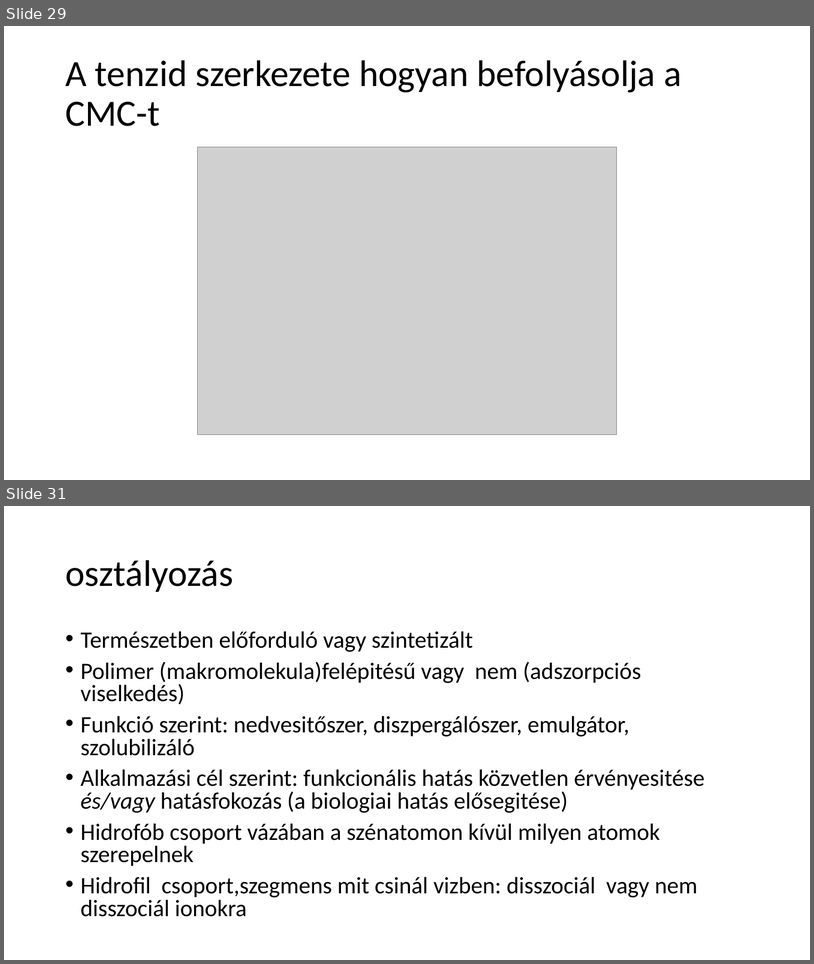
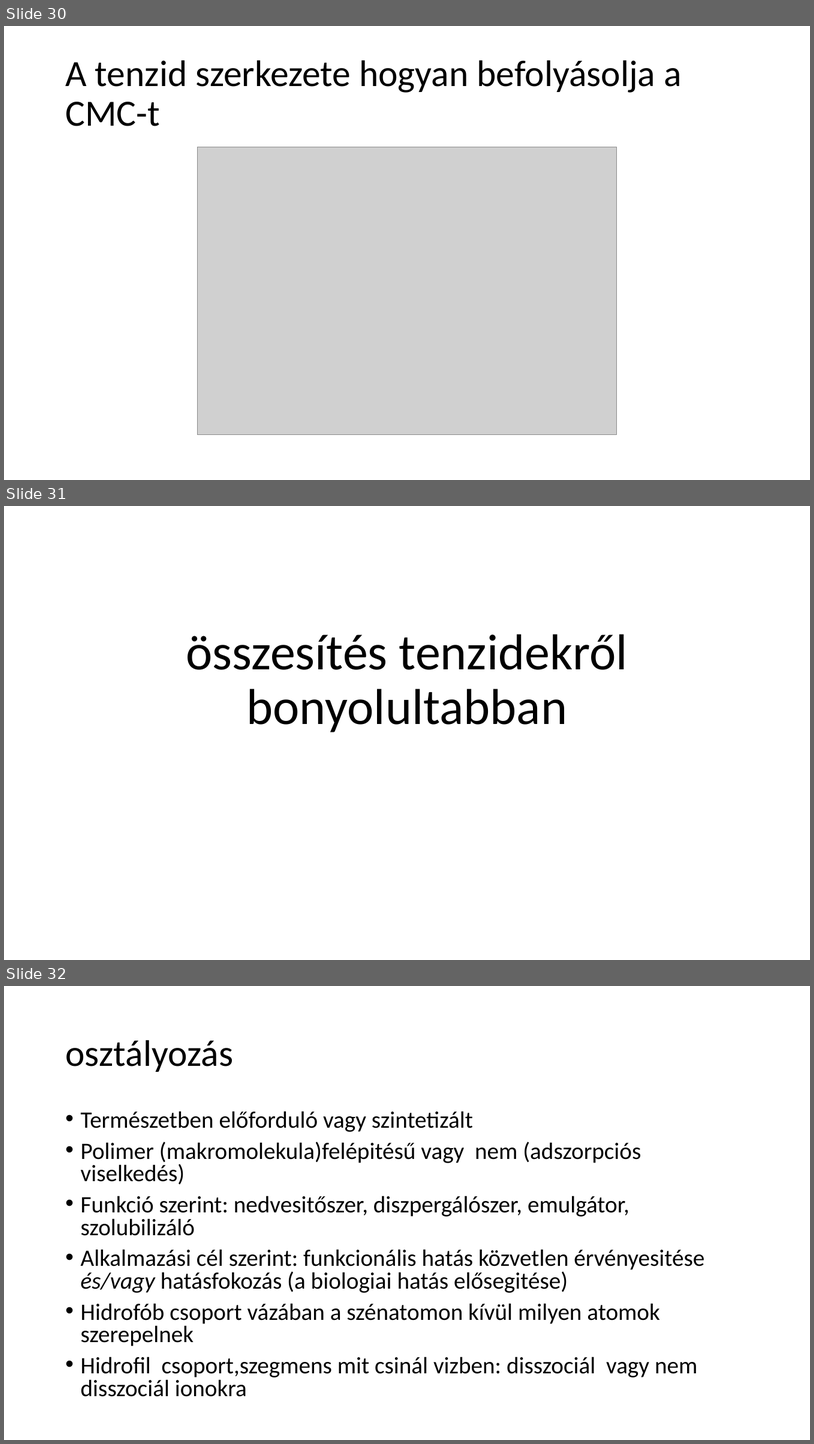
Before and after one commit to LilianaBohus/chemistry-presenations, a slide deck: formulations-and-surfactants.pptx. Shown one above the other, each under a label of ours: slides 29 and 31 before the commit, slides 30, 31 and 32 after it; the slides between them are not shown. The pictures are 814x964 and 814x1444 pixels, drawn with LibreOffice and Linux fonts; fonts in the diff are those of the drawing; grey boxes stand for pictures. Boxes give left, top, right and bottom in pixels: in the first picture for what was removed or moved away, otherwise in the second. Text is boxed around its words. In the diff, an @@ line names an element or a change of style, - is before the commit and + after.

```diff
--- a/formulations-and-surfactants.pptx
+++ b/formulations-and-surfactants.pptx
@@ slide 31 added at <box>4,506,810,960</box>, background #FFFFFF @@
@@ title added at <box>186,634,628,732</box>, 60 pt, text #000000 @@
+összesítés tenzidekről bonyolultabban
@@ what was slide 29 is now slide 30 @@
@@ what was slide 31 is now slide 32 @@
```
Also in this commit, not shown: 4 slides changed, 3 other slides added, 3 slides removed.
